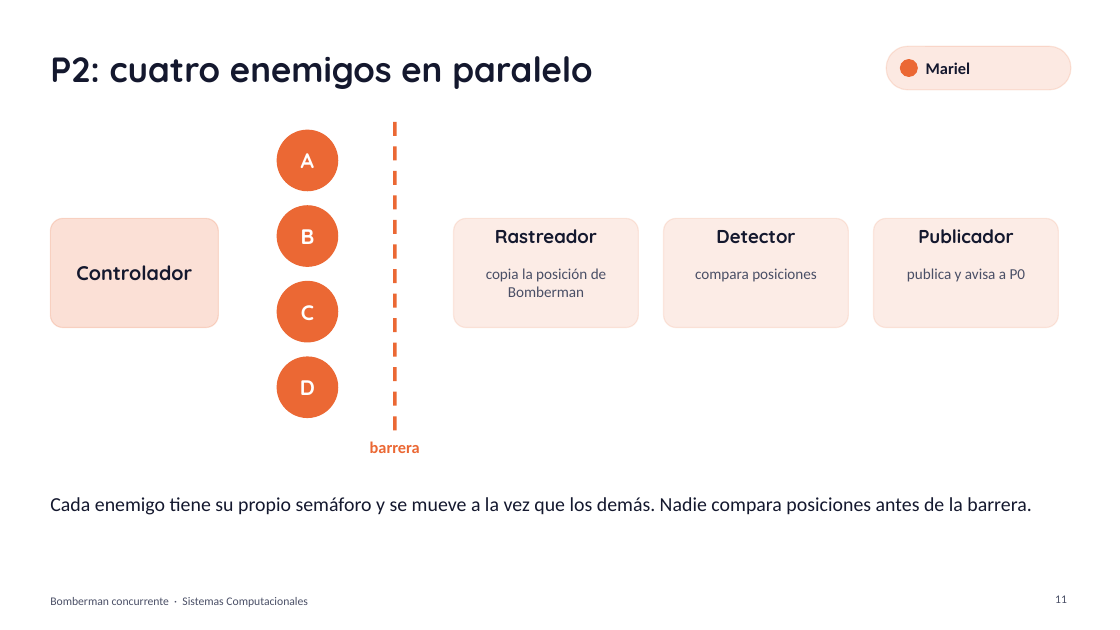
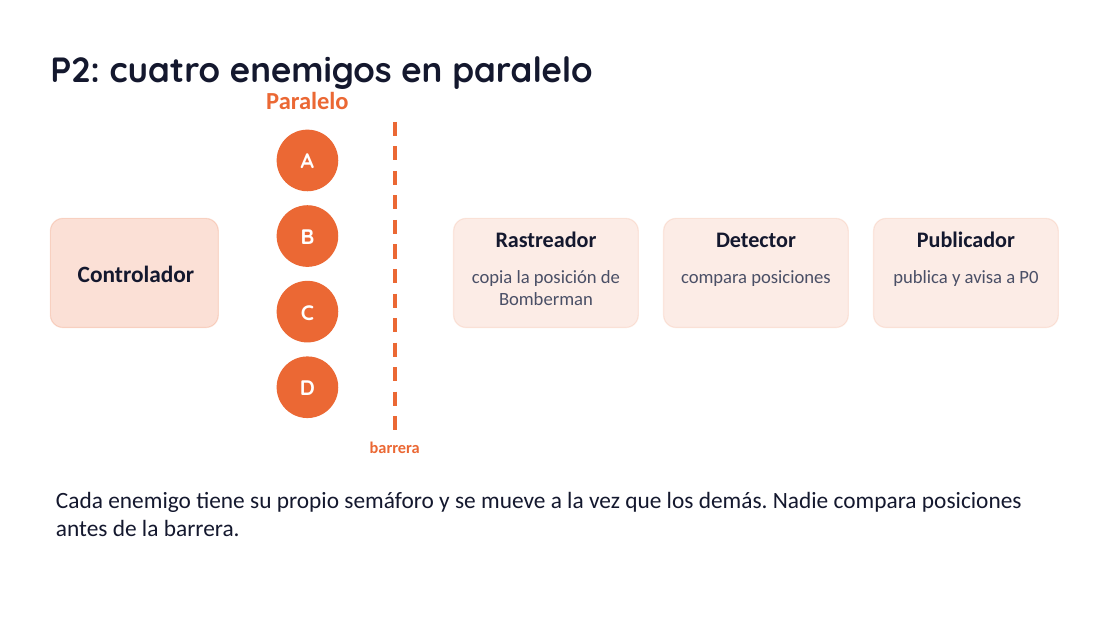
Before and after one commit to JoelxD12O/bomberman-concurrente, a slide deck: slide 10 of docs/presentacion/Bomberman_concurrente.pptx (slide 11 before the commit). Drawn at 1120x630 pixels with LibreOffice and Linux fonts; fonts in the diff are those of the drawing. Boxes give left, top, right and bottom in pixels: in the first picture for what was removed or moved away, otherwise in the second. Text is boxed around its words. In the diff, an @@ line names an element or a change of style, - is before the commit and + after.

```diff
--- a/docs/presentacion/Bomberman_concurrente.pptx
+++ b/docs/presentacion/Bomberman_concurrente.pptx
@@ rounded rectangle removed at bbox=[886, 46, 1071, 90] @@
@@ ellipse removed at bbox=[901, 60, 918, 76] @@
@@ text removed at bbox=[926, 62, 970, 74] @@
-Mariel
@@ text added at bbox=[266, 91, 348, 109], 21 pt, text #EB6834, bold @@
+Paralelo
@@ text "Controlador" at bbox=[78, 265, 195, 282]: size 17 to 20 pt, font Quicksand to Calibri @@
@@ size 16 to 19 pt, font Quicksand to Calibri in 3 elements at bbox=[496, 231, 597, 247], bbox=[716, 232, 796, 247], bbox=[917, 231, 1015, 247] @@
@@ size 13 to 16 pt in 3 elements at bbox=[472, 270, 620, 305], bbox=[681, 270, 830, 286], bbox=[893, 270, 1038, 286] @@
@@ text "Cada enemigo tiene su propio ..." at bbox=[56, 491, 1022, 536]: size 17 to 20 pt @@
@@ text removed at bbox=[50, 597, 308, 607] @@
-Bomberman concurrente · Sistemas Computacionales
@@ page number removed at bbox=[1055, 595, 1067, 603] @@
-11
```
Also in this commit, not shown: 15 other slides changed, 9 slides added, 3 slides removed, 1 other file.
